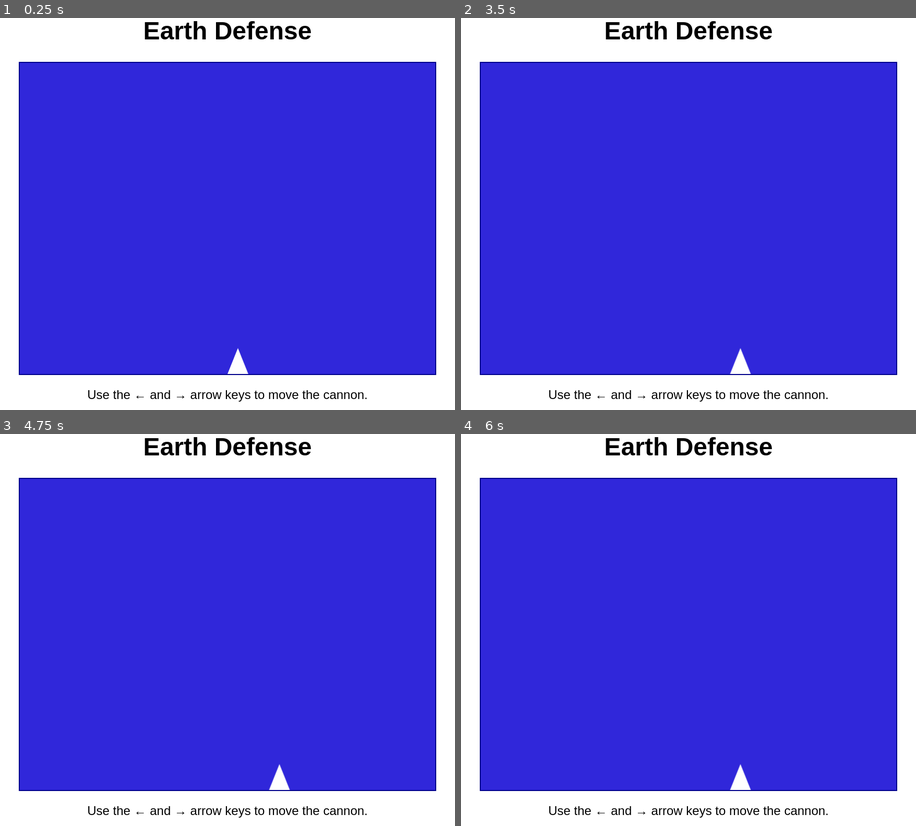
Above: before the commit, frames 1-4 (two rows, left to right).
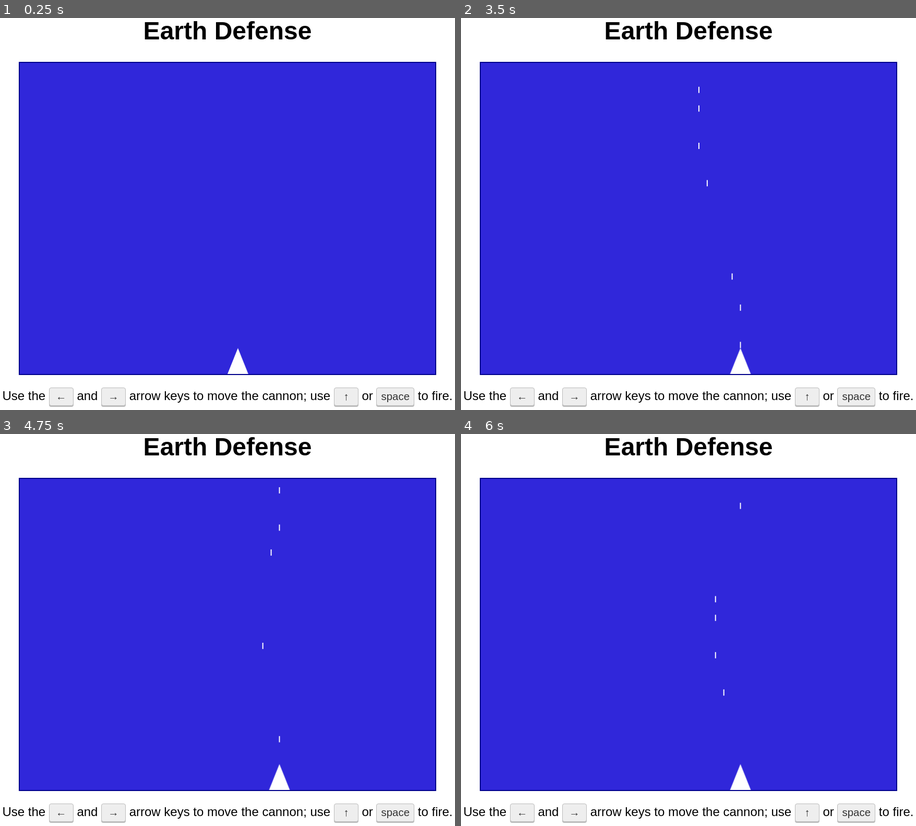
Above: after the commit, the same moments.

Repository: MDecker-MobileComputing/HTML_Game_EarthDefense
Game: browser game, page docs/index.html
The game is run twice, just before and just after one commit, with the same random seed, the same clock (stepped at 60 frames per second) and the same inputs.
Inputs:
- Up to frame 1 (0.25 s): no input
- Up to frame 2 (3.5 s): hold Right 1.03-1.53 s; tap Space every 0.5 s from 1.1 to 3.1 s; hold Left 1.58-2.15 s; hold Up 2.2-2.5 s; hold Right 2.55-3.22 s; hold Up from 3.27 s (still down)
- Up to frame 3 (4.75 s): release Up at 3.5 s; hold Left 3.55-3.98 s; tap Space at 3.6, 4.1, 4.6 s; hold Right 4.03-4.53 s; hold Left from 4.58 s (still down)
- Up to frame 4 (6 s): tap Space at 5.1, 5.6 s; release Left at 5.15 s; hold Up 5.2-5.5 s; hold Right from 5.55 s (still down)

The runs differ from the first frame. In frame 1, 1.1% of the frame differs, in the area x 0-100%, y 94-100%; in frame 2, 1.1%, in the area x 0-100%, y 17-100%; in frame 3, 1.1%; in frame 4, 1.1%.

Commit message:
Shot can be fired

Diff:
--- a/docs/EarthDefense.css
+++ b/docs/EarthDefense.css
@@ -3,6 +3,21 @@
     font-family: sans-serif;
     text-align : center;
     font-size  : 150%;
+}
+
+/* Keyboard key */
+kbd {
+    display         : inline-block;
+    min-width       : 1.4em;
+    padding         : 0.1em 0.4em;
+    color           : #333;
+    background-color: #eee;
+    border          : 1px solid #bbb;
+    border-radius   : 4px;
+    box-shadow      : 0 2px 0 #bbb;
+    font-family     : inherit;
+    font-size       : 0.85em;
+    line-height     : 1.4;
 }
 
 #gameArea {
--- a/docs/EarthDefense.js
+++ b/docs/EarthDefense.js
@@ -3,11 +3,15 @@
 const MOVE_STEP     = 2; // percent of the game area per key press
 const CANNON_WIDTH  = 40; // width of the cannon sprite (triangle) in px
 const CANNON_HEIGHT = 50; // height of the cannon sprite (triangle) in px
+const SHOT_LENGTH   = 12; // length of a projectile in px
+const SHOT_SPEED    = 6; // projectile movement per animation frame in px
 
 let canvas    = null;
 let context2d = null;
 
 let cannonLeft = 50; // percent of the game area (canvas width) the cannon base starts at
+let shots      = [];
+let animationFrame = null;
 
 
 /*
@@ -46,12 +50,73 @@
 
 
 /*
- * Clears the game area and redraws the cannon.
+ * Draws all active projectiles as short vertical lines.
+ */
+function drawShots( ctx ) {
+
+    ctx.strokeStyle = "#fff";
+    ctx.lineWidth = 2;
+
+    shots.forEach( function ( shot ) {
+
+        ctx.beginPath();
+        ctx.moveTo( shot.x, shot.y );
+        ctx.lineTo( shot.x, shot.y + SHOT_LENGTH );
+        ctx.stroke();
+    });
+}
+
+
+/*
+ * Clears the game area and redraws the cannon and active projectiles.
  */
 function redrawGameArea( canvas, ctx ) {
 
     ctx.clearRect( 0, 0, canvas.width, canvas.height );
     drawCannon( canvas, ctx );
+    drawShots( ctx );
+}
+
+
+/*
+ * Advances projectiles until they leave the top of the game area.
+ */
+function animateShots() {
+
+    animationFrame = null;
+
+    shots.forEach( function ( shot ) {
+
+        shot.y -= SHOT_SPEED;
+    });
+    shots = shots.filter( function ( shot ) {
+
+        return shot.y + SHOT_LENGTH >= 0;
+    });
+
+    redrawGameArea( canvas, context2d );
+
+    if ( shots.length > 0 ) {
+
+        animationFrame = window.requestAnimationFrame( animateShots );
+    }
+}
+
+
+/*
+ * Fires a projectile from the cannon's tip at its current horizontal position.
+ */
+function fireShot() {
+
+    shots.push( {
+        x: ( canvas.width * cannonLeft ) / 100 + CANNON_WIDTH / 2,
+        y: canvas.height - CANNON_HEIGHT
+    } );
+
+    if ( animationFrame === null ) {
+
+        animationFrame = window.requestAnimationFrame( animateShots );
+    }
 }
 
 
@@ -82,5 +147,11 @@
         event.preventDefault();
 
         moveCannon( MOVE_STEP, canvas, ctx );
+
+    } else if ( event.key === "ArrowUp" || event.code === "Space" || event.key === " " ) {
+
+        event.preventDefault();
+
+        fireShot();
     }
 }
--- a/docs/index.html
+++ b/docs/index.html
@@ -15,7 +15,10 @@
       Error: Canvas element not supported by your browser.
     </canvas>
 
-    <p>Use the &larr; and &rarr; arrow keys to move the cannon.</p>
+    <p>
+      Use the <kbd>&larr;</kbd> and <kbd>&rarr;</kbd> arrow keys to move the cannon;
+      use <kbd>&uarr;</kbd> or <kbd>space</kbd> to fire.
+    </p>
 
   </body>
 </html>
